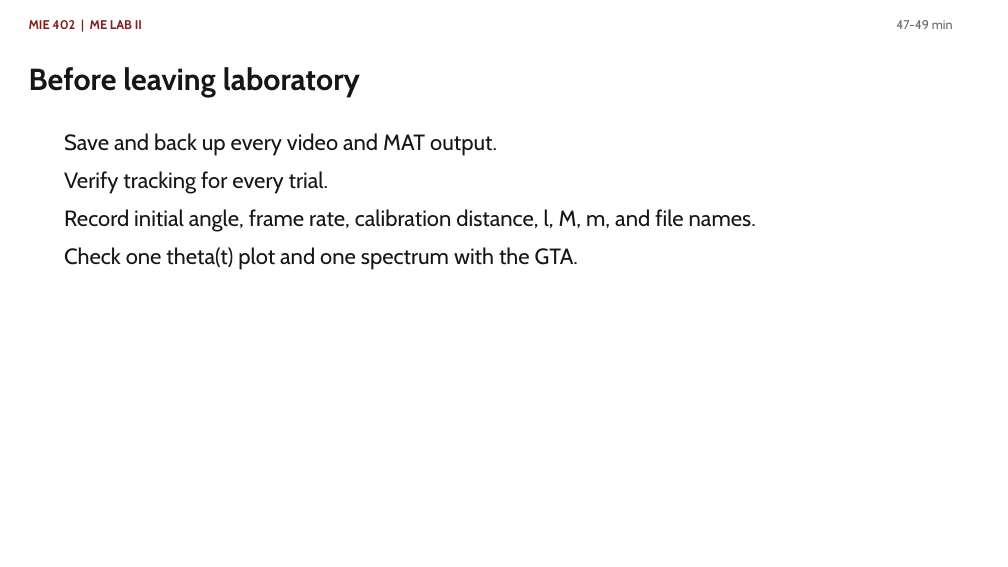
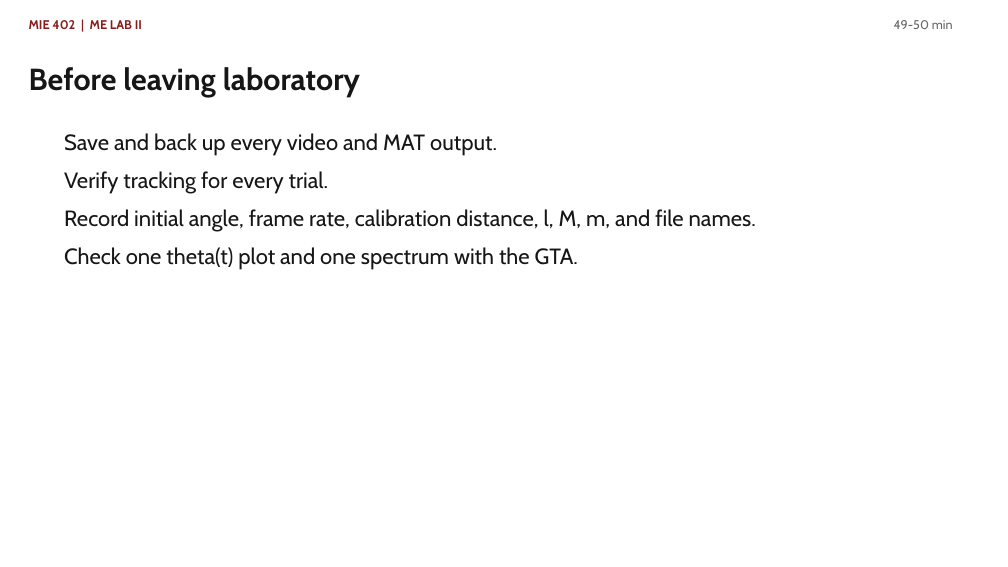
Before and after one commit to Ehsan-Roohi/MIE402-Lab, a slide deck: slide 25 of site/docs/MIE402_Lecture03_Single_Pendulum_PreLab2_Fall2026.pptx (slide 22 before the commit). Drawn at 1008x567 pixels with LibreOffice and Linux fonts; fonts in the diff are those of the drawing. Boxes give left, top, right and bottom in pixels: in the first picture for what was removed or moved away, otherwise in the second. Text is boxed around its words. In the diff, an @@ line names an element or a change of style, - is before the commit and + after.

```diff
--- a/site/docs/MIE402_Lecture03_Single_Pendulum_PreLab2_Fall2026.pptx
+++ b/site/docs/MIE402_Lecture03_Single_Pendulum_PreLab2_Fall2026.pptx
@@ text at (894,20,953,29): text changed @@
-47-49 min
+49-50 min
```
Also in this commit, not shown: 5 other slides changed, 4 slides added, 1 slide removed, 1 other file.
